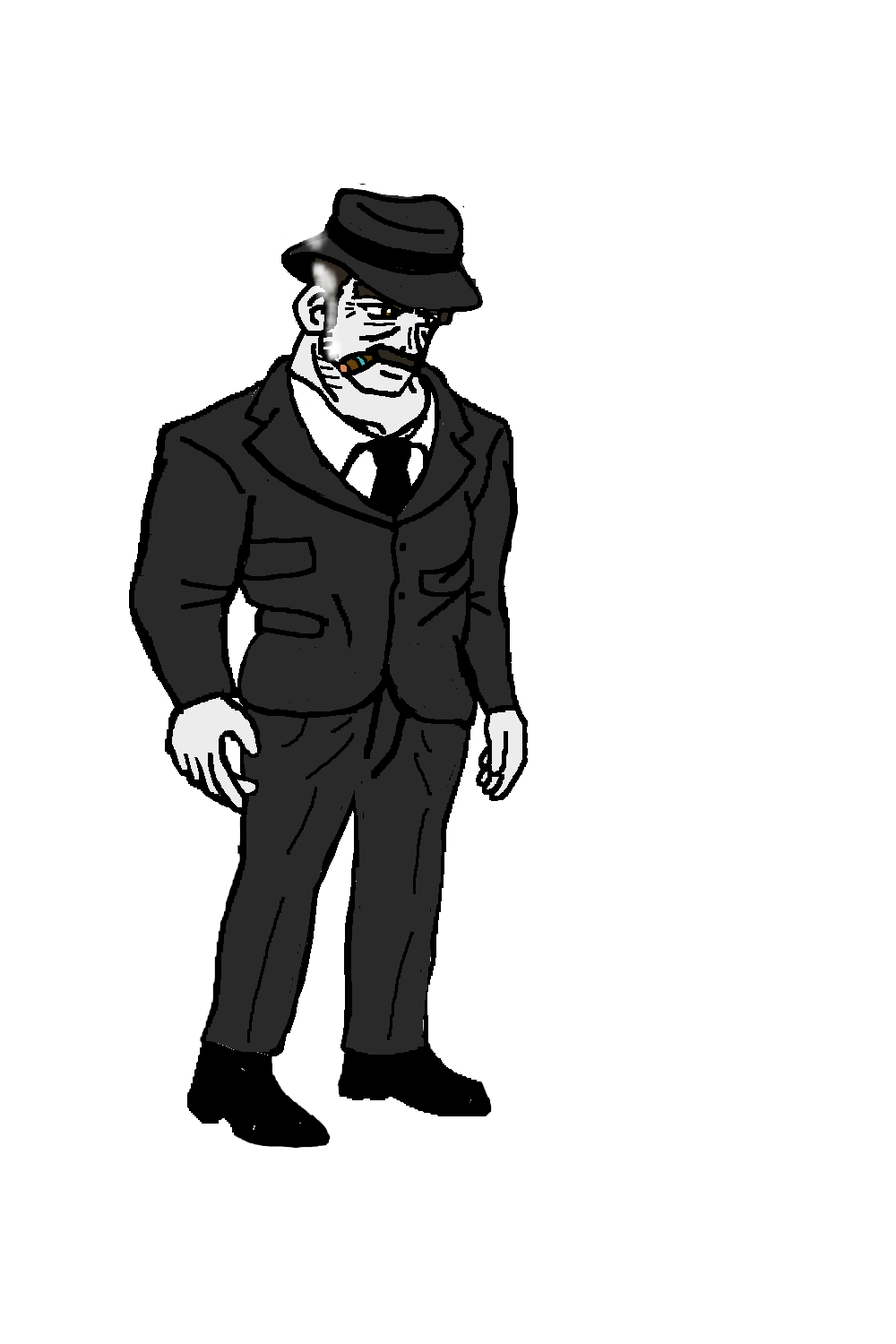
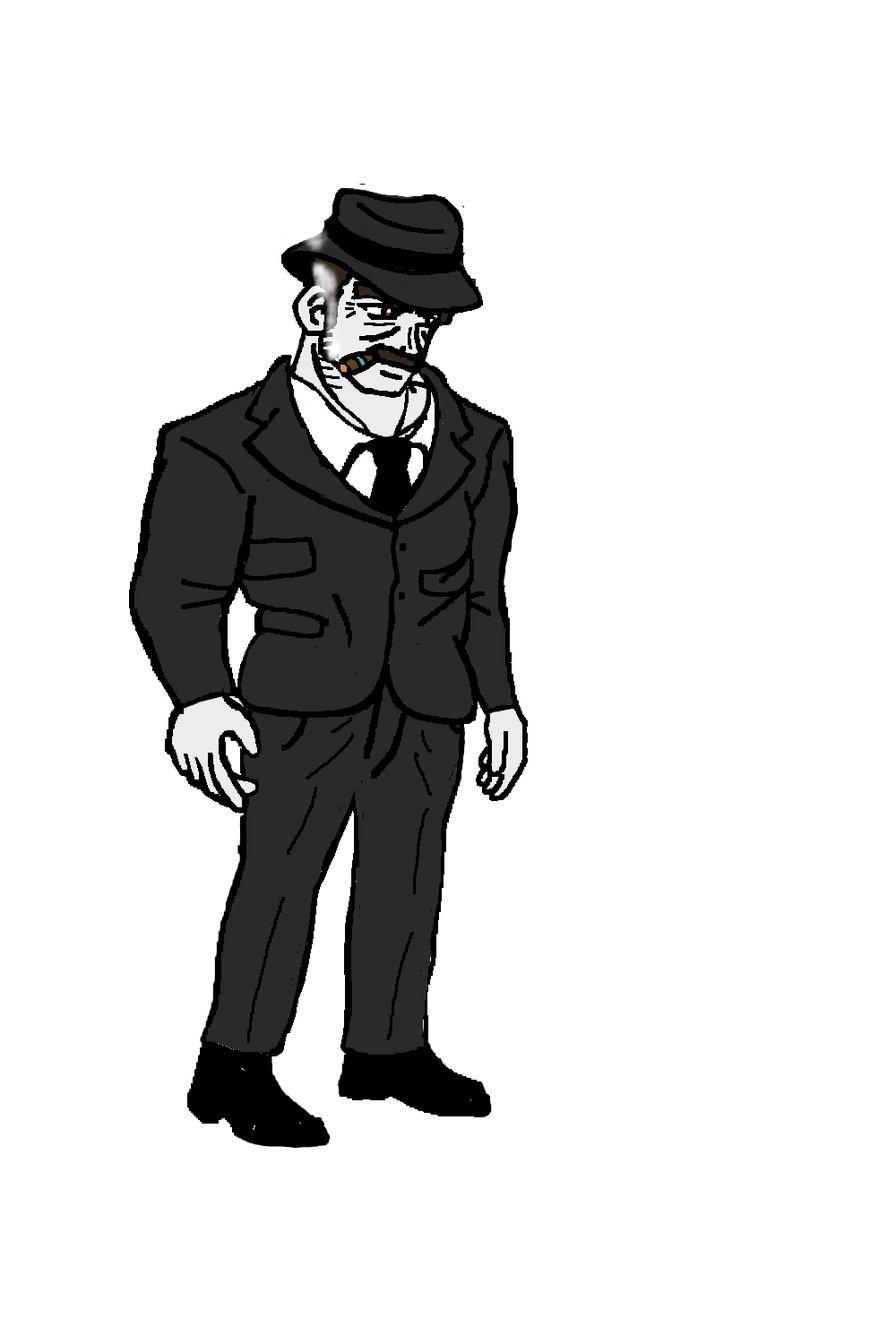
Before/after of a 896 × 1344 layered artwork. What changed in the layer stack:
added group "Idle1" with 7 layers above "Arrière-plan" over [172, 217, 526, 1148]
moved "Smoke1" into group "Idle1" over [285, 217, 344, 363]
added layer "Hat" in group "Idle1" over [285, 217, 483, 315]
added layer "Suit" in group "Idle1" over [172, 353, 526, 734]
added layer "Pants" in group "Idle1" over [197, 648, 474, 1058]
added layer "Shoes" in group "Idle1" over [199, 1040, 492, 1148]
added layer "Body #1" in group "Idle1" over [172, 217, 526, 1148]
hid "Idle", moved it into group "Idle1" over [172, 217, 526, 1148]
